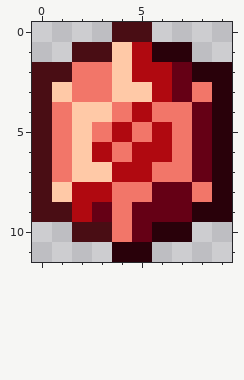
Two states of a pixel-art sprite, assets/ui/life_gem.png. Above: the version before the commit.
The file is 10x12 pixels.
New version:
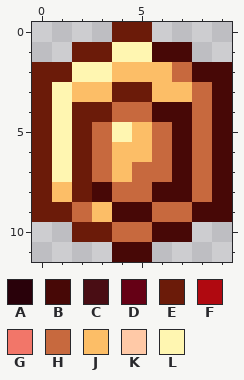
Palette (. is transparent): A #29010a  B #470806  C #490d14  D #650015  E #6b1b09  F #b00910  G #f27669  H #c7693e  J #fcbe67  K #ffc9a7  L #fff6b1
The edit:
Changed rows in their new state; - is an unchanged pixel.
first column x 0:
 0 ----EE----
 1 --EELLBB--
 2 EELLJJJHBB
 3 ELJJEEJJHB
 4 ELEEHHBBHB
 5 ELEHLJHBHB
 6 ELEHJJHBHB
 7 ELEHJHHBHB
 8 EJEBHHBBHB
 9 EEHJBBHHBB
10 --EEHHBB--
11 ----BB----
